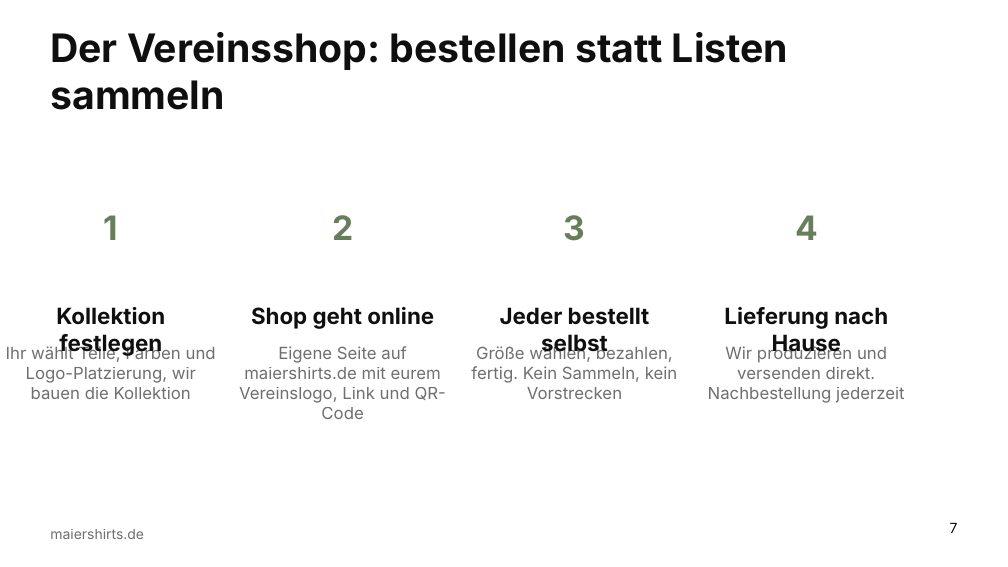
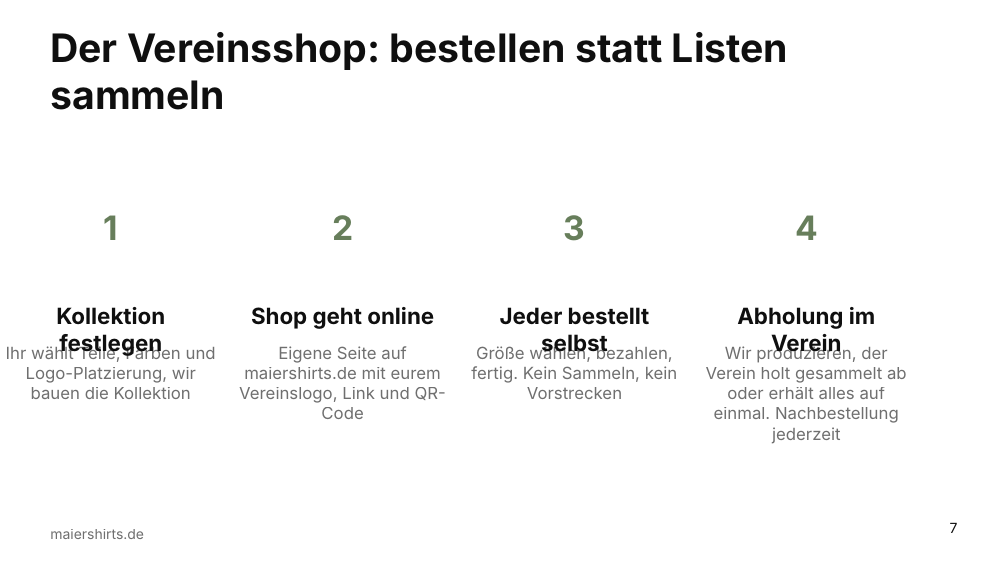
Before and after one commit to sm6161-eng/lexware-angebot-tool, a slide deck: slide 7 of presentation/dist/Maiershirts_Master.potx. Drawn at 1008x567 pixels with LibreOffice and Linux fonts; fonts in the diff are those of the drawing; background and template pictures are left out. Boxes give left, top, right and bottom in pixels: in the first picture for what was removed or moved away, otherwise in the second. Text is boxed around its words. In the diff, an @@ line names an element or a change of style, - is before the commit and + after.

```diff
--- a/presentation/dist/Maiershirts_Master.potx
+++ b/presentation/dist/Maiershirts_Master.potx
@@ text at [737,307,875,357]: text changed @@
-Lieferung nach Hause
+Abholung im Verein
@@ text at [706,345,907,444]: text changed @@
-Wir produzieren und versenden direkt. Nachbestellung jederzeit
+Wir produzieren, der Verein holt gesammelt ab oder erhält alles auf einmal. Nachbestellung jederzeit
```
Also in this commit, not shown: 1 other slide changed, 2 other files.
